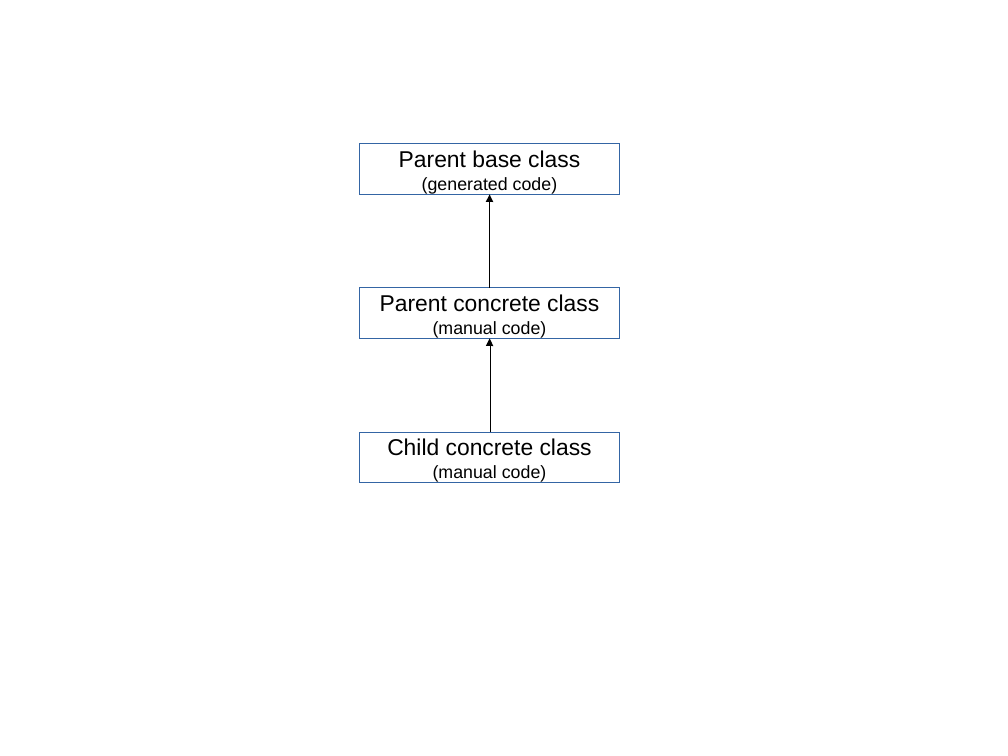
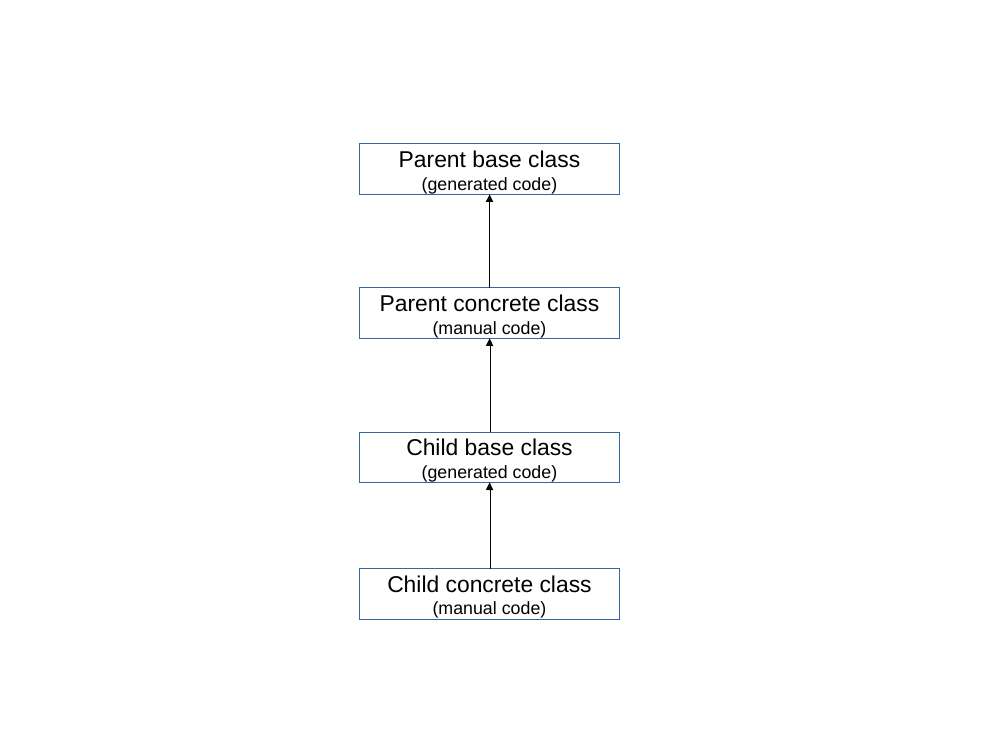
Before and after one commit to Guite/MostHelp, a slide deck: slide 1 of resources/class_structure_inheritance.odp. Drawn at 1008x756 pixels with LibreOffice and Linux fonts; fonts in the diff are those of the drawing. Boxes give left, top, right and bottom in pixels: in the first picture for what was removed or moved away, otherwise in the second. Text is boxed around its words. In the diff, an @@ line names an element or a change of style, - is before the commit and + after.

Commit message:
updated structure for classes related to entities with inheritance relationships

```diff
--- a/resources/class_structure_inheritance.odp
+++ b/resources/class_structure_inheritance.odp
@@ text in rectangle at (x1=406, y1=438, x2=573, y2=482): text changed; size 18 to 14 pt @@
-Child concrete class
-(manual code)
+Child base class
+(generated code)
@@ elbow arrow added from (489, 569) to (489, 483), #000000 0 pt @@
@@ rectangle added at (x1=360, y1=569, x2=619, y2=619), fill #FFFFFF, outline #3465A4 0 pt, 18 pt, text #000000 @@
+Child concrete class
+(manual code)
```
Also in this commit, not shown: 3 other files.
